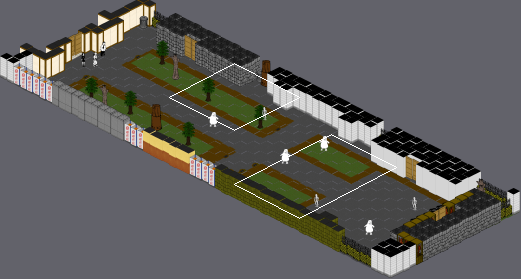
Tiled map: src/data/streets01.tmx. Above: a wide view before the commit, with the close-up outlined.
Close-up. As it was:
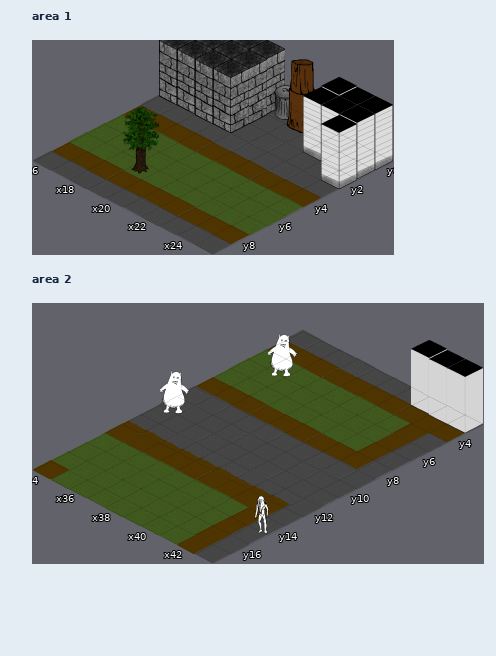
Cells are 250x129 px. Isometric: x runs down to the right, y down to the left. Shown: area 1 x 16..25, y 0..9; area 2 x 34..43, y 3..17.
After:
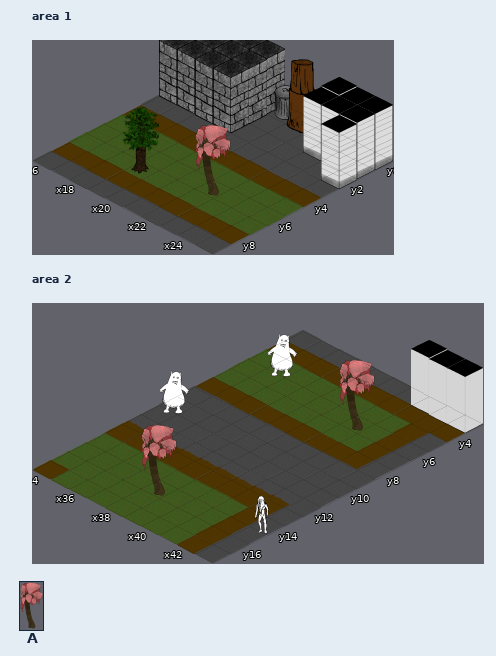
Key: from "walls250x512_2": A 17.
_ is an empty cell.
Edits made:
Layer "walls_layer", area 1:
The edit adds tile A in row 6 at x 22.
Layer "walls_layer", area 2:
The edit adds tile A in row 6 at x 40; in row 15 at x 38.
